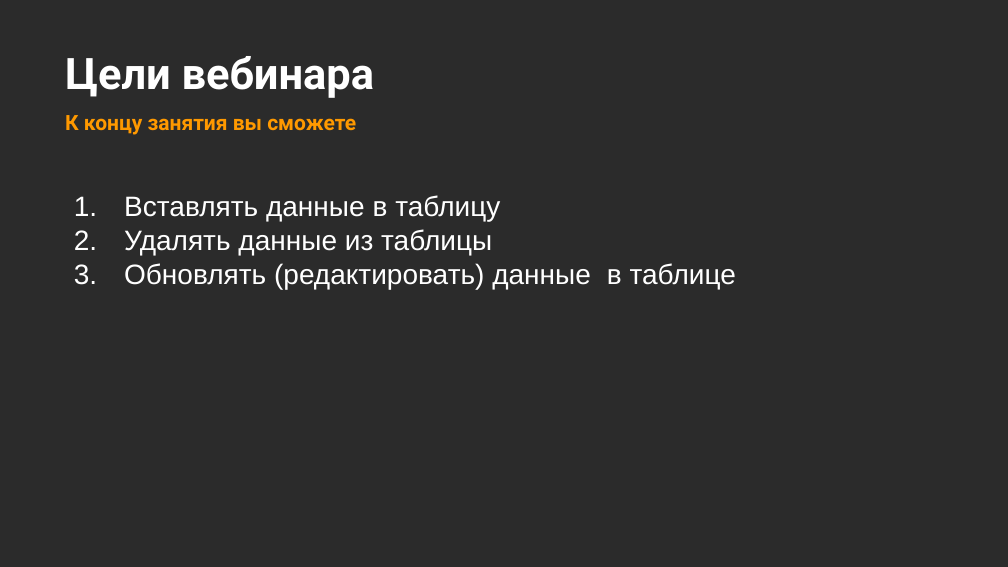
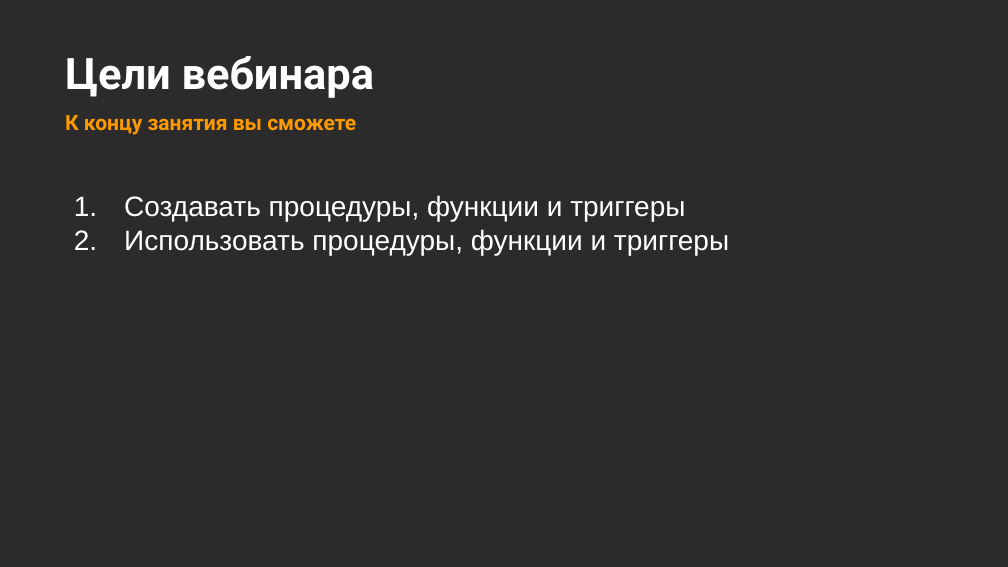
Before and after one commit to MarinaPaley/OTUS, a slide deck: slide 5 of Программирование.pptx. Drawn at 1008x567 pixels with LibreOffice and Linux fonts; fonts in the diff are those of the drawing; background and template pictures are left out; a plain dark background stands for a picture behind light text. Boxes give left, top, right and bottom in pixels: in the first picture for what was removed or moved away, otherwise in the second. Text is boxed around its words. In the diff, an @@ line names an element or a change of style, - is before the commit and + after.

```diff
--- a/Программирование.pptx
+++ b/Программирование.pptx
@@ text at box(124, 195, 729, 255): text changed @@
-1. Вставлять данные в таблицу
-2. Удалять данные из таблицы
-3. Обновлять (редактировать) данные в таблице
+1. Создавать процедуры, функции и триггеры
+2. Использовать процедуры, функции и триггеры
```
Also in this commit, not shown: 1 other slide changed, 17 slides added, 21 slides removed.
